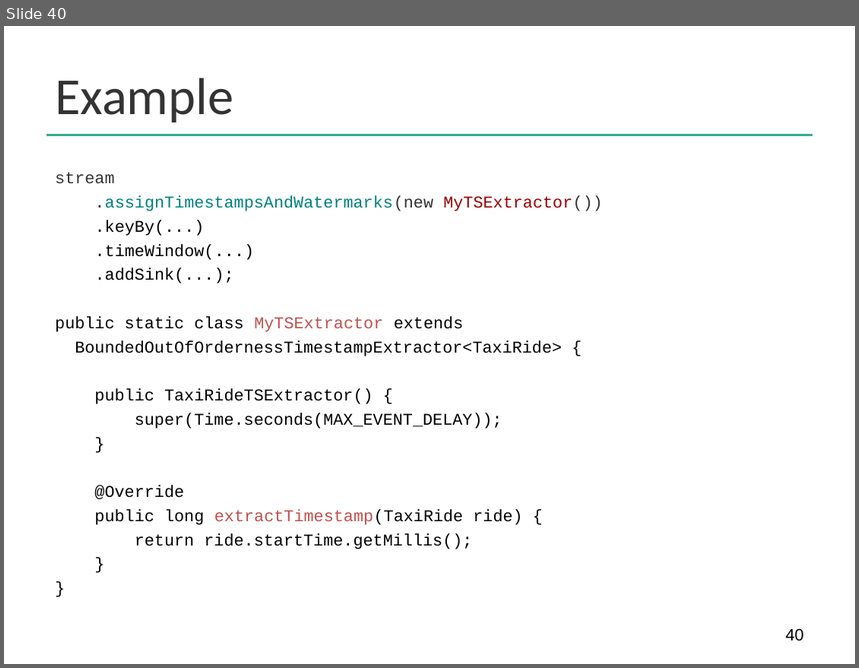
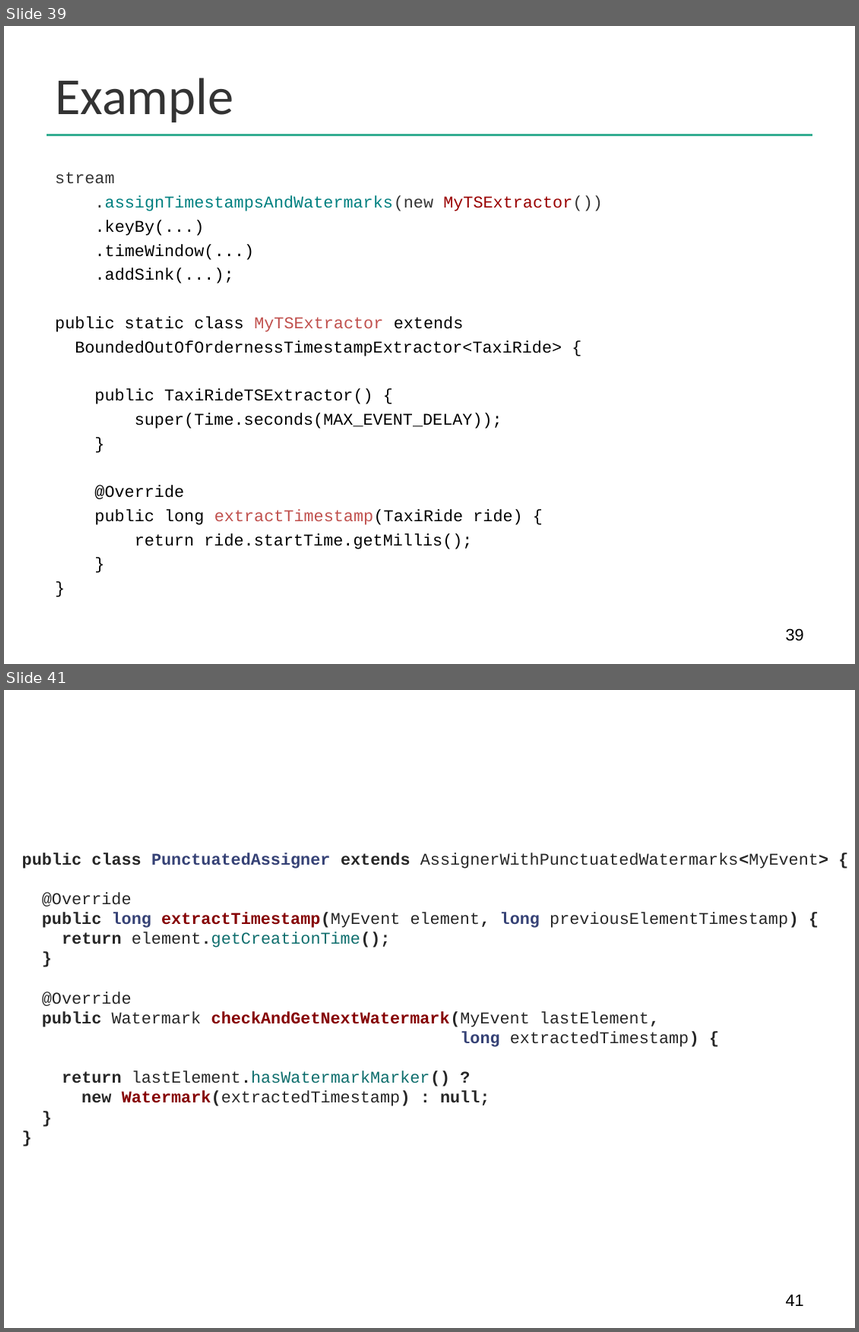
Before and after one commit to dataArtisans/flink-training-web, a slide deck: slides/flink_stream_windows.pptx. Shown one above the other, each under a label of ours: slide 40 before the commit, slides 39 and 41 after it; the slides between them are not shown. The pictures are 859x668 and 859x1332 pixels, drawn with LibreOffice and Linux fonts; fonts in the diff are those of the drawing; background and template pictures are left out. Boxes give left, top, right and bottom in pixels: in the first picture for what was removed or moved away, otherwise in the second. Text is boxed around its words. In the diff, an @@ line names an element or a change of style, - is before the commit and + after.

```diff
--- a/slides/flink_stream_windows.pptx
+++ b/slides/flink_stream_windows.pptx
@@ slide 41 added at bbox=[4, 690, 855, 1328], background #FFFFFF @@
@@ text added at bbox=[22, 853, 829, 1106], 14 pt, text #262626 @@
+public class PunctuatedAssigner extends AssignerWithPunctuatedWatermarks<MyEvent> {
+@Override
+public long extractTimestamp(MyEvent element, long previousElementTimestamp) {
+return element.getCreationTime();
+}
+@Override
+public Watermark checkAndGetNextWatermark(MyEvent lastElement,
+long extractedTimestamp) {
+return lastElement.hasWatermarkMarker() ?
+new Watermark(extractedTimestamp) : null;
+}
+}
@@ page number added at bbox=[786, 1295, 804, 1306], 14 pt, text #000000 @@
+41
@@ what was slide 40 is now slide 39 @@
@@ page number at bbox=[786, 629, 804, 642]: text changed @@
-40
+39
```
Also in this commit, not shown: 9 slides changed, 3 other slides added, 21 other files.
